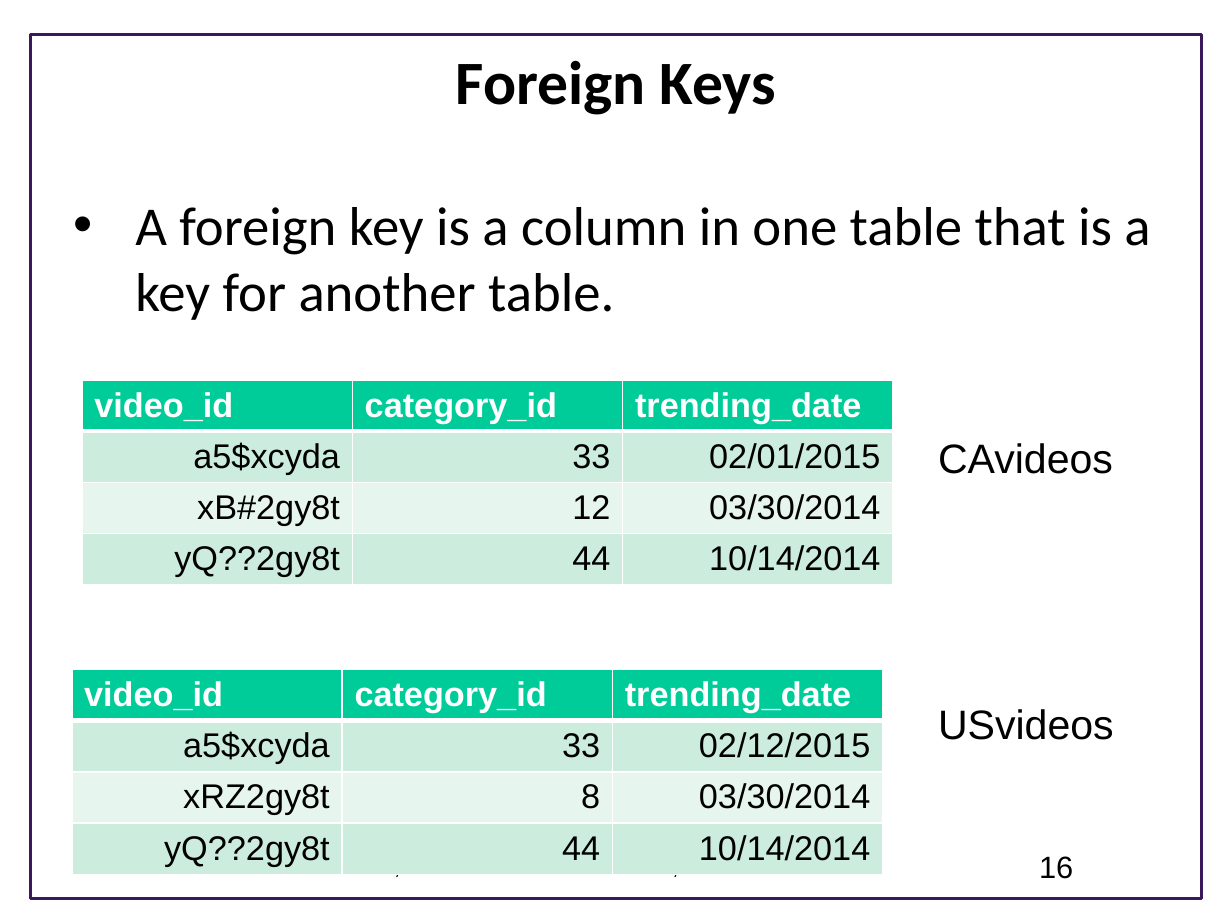
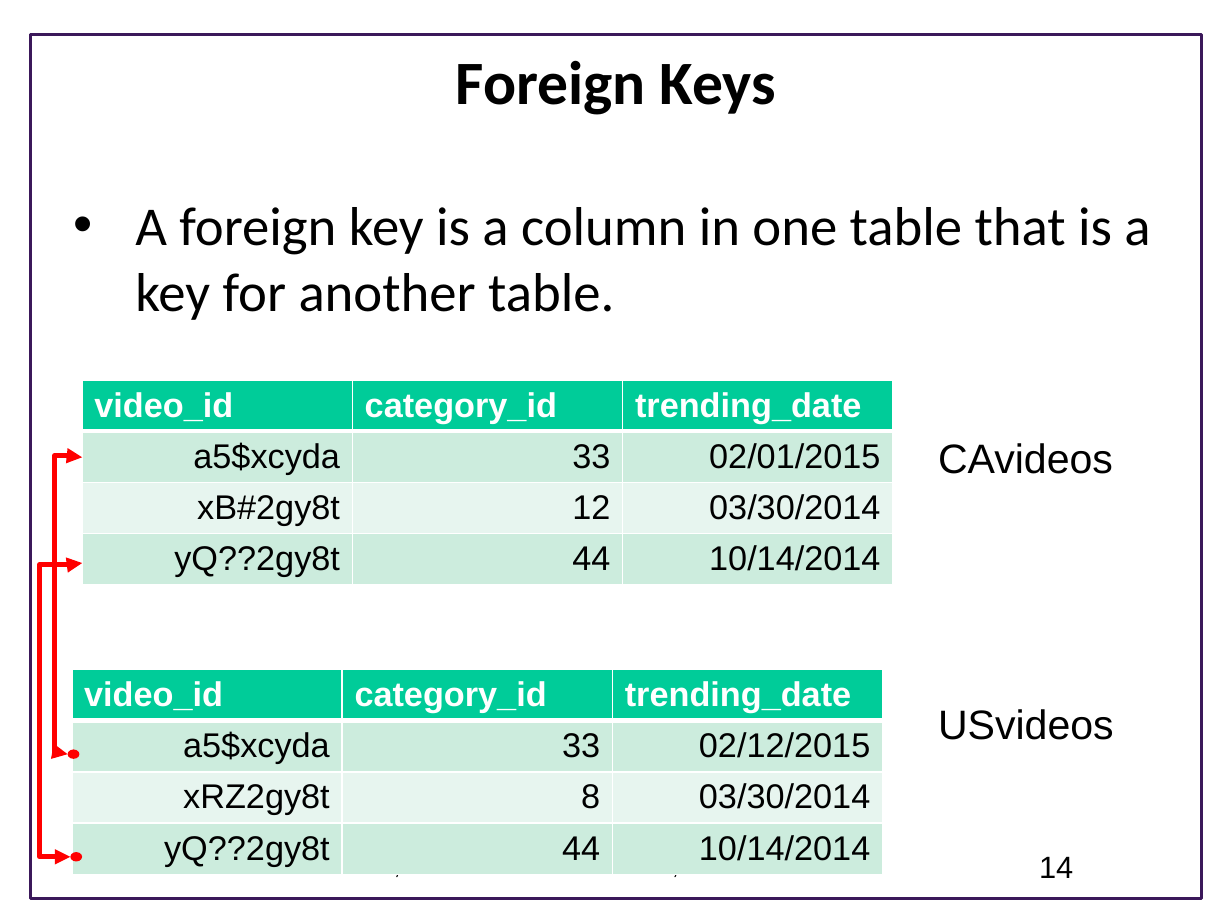
Before and after one commit to UWSEDS/LectureNotes, a slide deck: slide 14 of Data-Essentials/01c-Data-Essentials.pptx (slide 16 before the commit). Drawn at 1232x924 pixels with LibreOffice and Linux fonts; fonts in the diff are those of the drawing; background and template pictures are left out. Boxes give left, top, right and bottom in pixels: in the first picture for what was removed or moved away, otherwise in the second. Text is boxed around its words. In the diff, an @@ line names an element or a change of style, - is before the commit and + after.

```diff
--- a/Data-Essentials/01c-Data-Essentials.pptx
+++ b/Data-Essentials/01c-Data-Essentials.pptx
@@ elbow double arrow added from (83, 457) to (68, 754), #FF0000 3 pt @@
@@ elbow double arrow added from (83, 563) to (70, 856), #FF0000 3 pt @@
@@ ellipse added at box(68, 749, 80, 759), fill #FF0000 @@
@@ ellipse added at box(70, 853, 83, 862), fill #FF0000 @@
@@ page number at box(1039, 856, 1073, 878): text changed @@
-16
+14
```
Also in this commit, not shown: 5 other slides changed, 2 slides removed.
